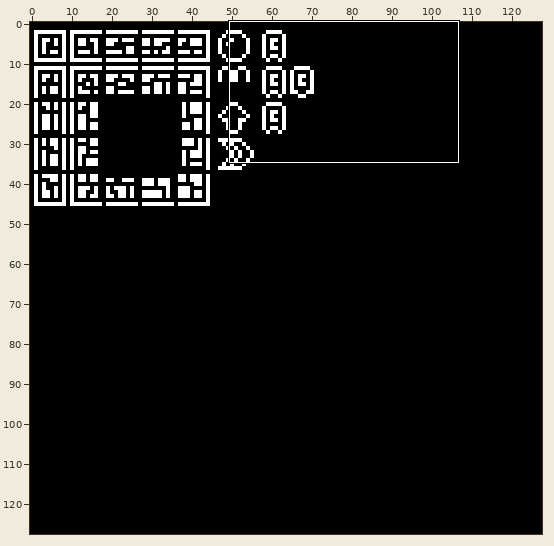
One commit to this pixel-art file: source/images/Aesprite/ConceptArt.aseprite. Above: a wide view before the commit, with the close-up outlined.
Close-up. The starting point:
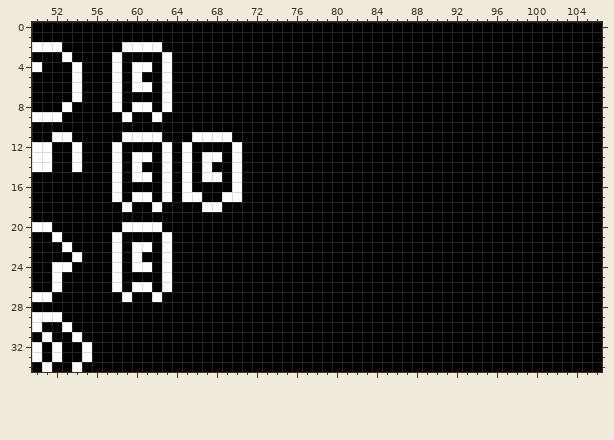
128x128 pixels, 1 frame. Shown: x 50..106, y 0..34.
After:
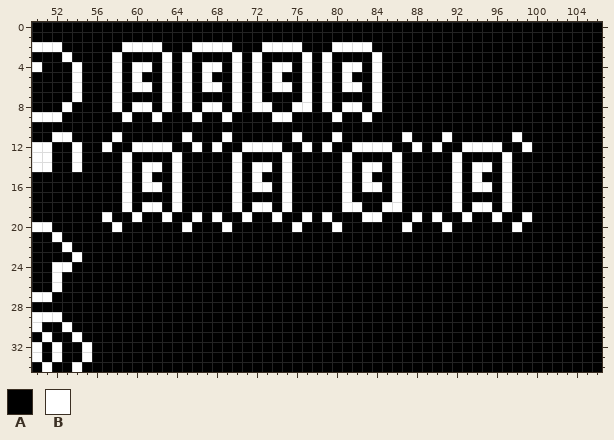
Palette (. is transparent): A #000000  B #ffffff
The exact change:
Layer "Layer 2":
y 2: x 66..69 AAAA -> BBBB; x 73..76 AAAA -> BBBB; x 80..83 AAAA -> BBBB
y 3: x 65 A -> B; x 70 A -> B; x 72 A -> B; x 77 A -> B; x 79 A -> B; x 84 A -> B
y 4: x 65 A -> B; x 67..68 AA -> BB; x 70 A -> B; x 72 A -> B; x 74..75 AA -> BB; x 77 A -> B; x 79 A -> B; x 81..82 AA -> BB; x 84 A -> B
y 5: x 65 A -> B; x 67 A -> B; x 70 A -> B; x 72 A -> B; x 74 A -> B; x 77 A -> B; x 79 A -> B; x 81 A -> B; x 84 A -> B
y 6: x 65 A -> B; x 67..68 AA -> BB; x 70 A -> B; x 72 A -> B; x 74..75 AA -> BB; x 77 A -> B; x 79 A -> B; x 81..82 AA -> BB; x 84 A -> B
y 7: x 65 A -> B; x 70 A -> B; x 72 A -> B; x 77 A -> B; x 79 A -> B; x 84 A -> B
y 8: x 65 A -> B; x 67..68 AA -> BB; x 70 A -> B; x 72..73 AA -> BB; x 76..77 AA -> BB; x 79 A -> B; x 81..82 AA -> BB; x 84 A -> B
y 9: x 66 A -> B; x 69 A -> B; x 74..75 AA -> BB; x 80 A -> B; x 83 A -> B
y 11: x 58..62 ABBBB -> BAAAA; x 65..68 ABBB -> BAAA; x 76 A -> B; x 80 A -> B; x 87 A -> B; x 91 A -> B; x 98 A -> B
y 12: x 57..58 AB -> BA; x 60..62 AAA -> BBB; x 65..66 BA -> AB; x 68 A -> B; x 70..74 BAAAA -> ABBBB; x 77 A -> B; x 79 A -> B; x 82..85 AAAA -> BBBB; x 88 A -> B; x 90 A -> B; x 93..96 AAAA -> BBBB; x 99 A -> B
y 13: x 58..61 BABB -> ABAA; x 63..65 BAB -> ABA; x 67..68 BB -> AA; x 75 A -> B; x 81 A -> B; x 86 A -> B; x 92 A -> B; x 97 A -> B
y 14: x 58..65 BABAABAB -> ABABBABA; x 67 B -> A; x 72..73 AA -> BB; x 75 A -> B; x 81 A -> B; x 83..84 AA -> BB; x 86 A -> B; x 92 A -> B; x 94..95 AA -> BB; x 97 A -> B
y 15: x 58..60 BAB -> ABA; x 63..65 BAB -> ABA; x 67..68 BB -> AA; x 72 A -> B; x 75 A -> B; x 81 A -> B; x 83 A -> B; x 86 A -> B; x 92 A -> B; x 94 A -> B; x 97 A -> B
y 16: x 58..59 BA -> AB; x 61..65 AABAB -> BBABA; x 72..73 AA -> BB; x 75 A -> B; x 81 A -> B; x 83..84 AA -> BB; x 86 A -> B; x 92 A -> B; x 94..95 AA -> BB; x 97 A -> B
y 17: x 58..61 BABB -> ABAA; x 63..66 BABB -> ABAA; x 69 B -> A; x 75 A -> B; x 81 A -> B; x 86 A -> B; x 92 A -> B; x 97 A -> B
y 18: x 61 A -> B; x 64 A -> B; x 67..68 BB -> AA; x 70 A -> B; x 72..73 AA -> BB; x 75 A -> B; x 81..82 AA -> BB; x 85..86 AA -> BB; x 92 A -> B; x 94..95 AA -> BB; x 97 A -> B
y 19: x 57 A -> B; x 60 A -> B; x 63 A -> B; x 66 A -> B; x 68 A -> B; x 71 A -> B; x 74 A -> B; x 77 A -> B; x 79 A -> B; x 83..84 AA -> BB; x 88 A -> B; x 90 A -> B; x 93 A -> B; x 96 A -> B; x 99 A -> B
y 20: x 58..62 ABBBB -> BAAAA; x 65 A -> B; x 69 A -> B; x 76 A -> B; x 80 A -> B; x 87 A -> B; x 91 A -> B; x 98 A -> B
y 21: x 58 B -> A; x 63 B -> A
y 22: x 58 B -> A; x 60..61 BB -> AA; x 63 B -> A
y 23: x 58 B -> A; x 60 B -> A; x 63 B -> A
y 24: x 58 B -> A; x 60..61 BB -> AA; x 63 B -> A
y 25: x 58 B -> A; x 63 B -> A
y 26: x 58 B -> A; x 60..61 BB -> AA; x 63 B -> A
y 27: x 59 B -> A; x 62 B -> A
